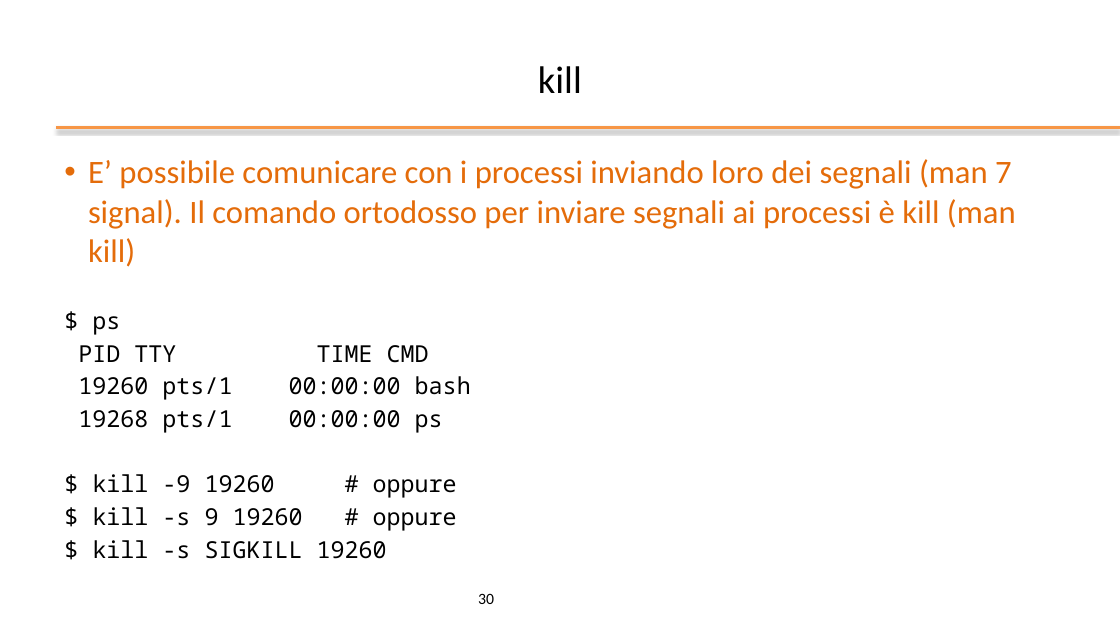
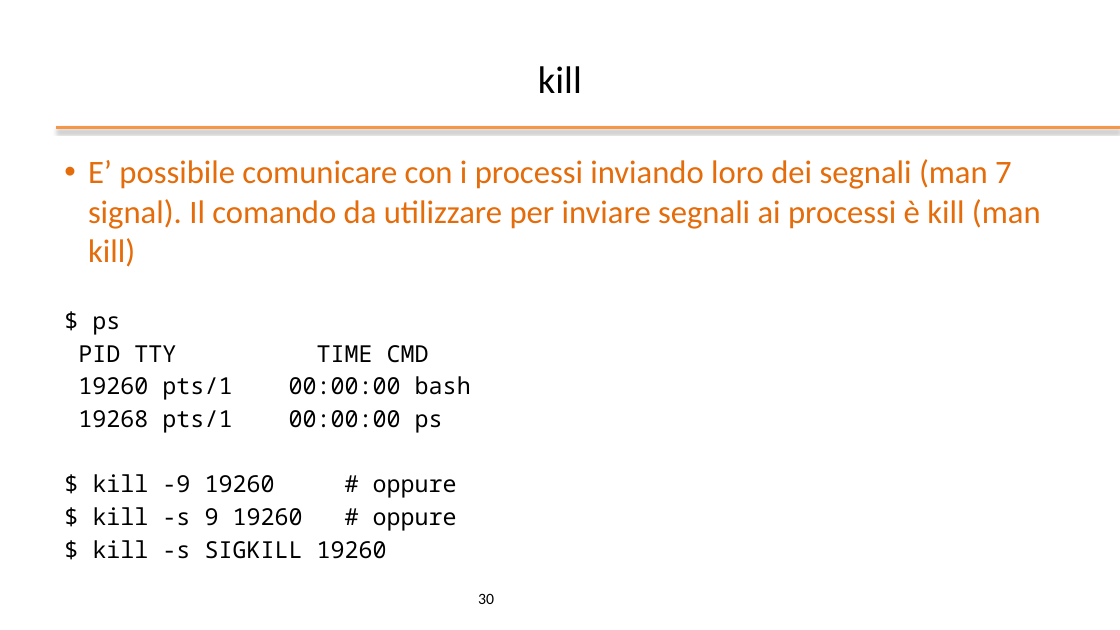
Before and after one commit to gabricatta7/operatingsystemsbsc, a slide deck: slide 30 of bash/slides/ppt/02 - Bash Shell.pptx. Drawn at 1120x630 pixels with LibreOffice and Linux fonts; fonts in the diff are those of the drawing; background and template pictures are left out. Boxes give left, top, right and bottom in pixels: in the first picture for what was removed or moved away, otherwise in the second. Text is boxed around its words. In the diff, an @@ line names an element or a change of style, - is before the commit and + after.

```diff
--- a/bash/slides/ppt/02 - Bash Shell.pptx
+++ b/bash/slides/ppt/02 - Bash Shell.pptx
@@ text at [88,159,1041,267]: text changed @@
-• E’ possibile comunicare con i processi inviando loro dei segnali (man 7 signal). Il comando ortodosso per inviare segnali ai processi è kill (man kill)
+• E’ possibile comunicare con i processi inviando loro dei segnali (man 7 signal). Il comando da utilizzare per inviare segnali ai processi è kill (man kill)
```
Also in this commit, not shown: 9 other slides changed, 2 other files.
